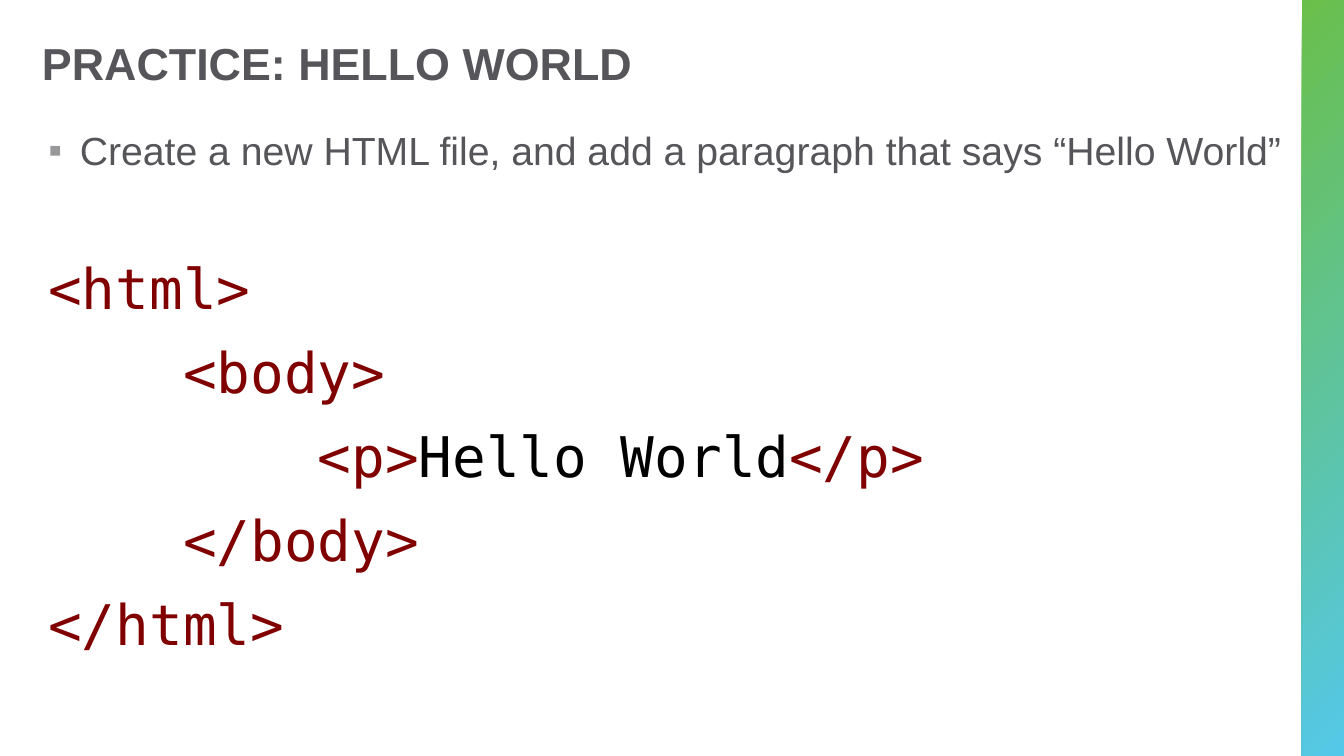
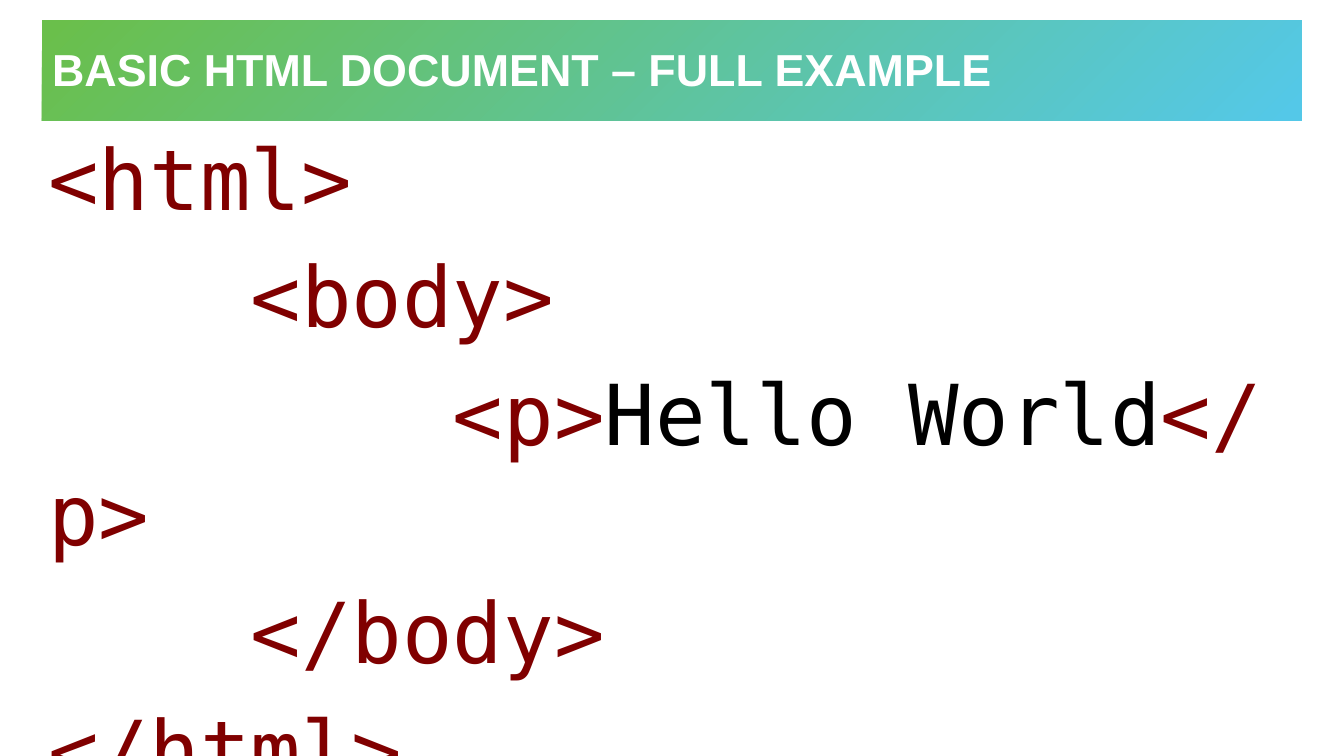
Before and after one commit to hytechclub/web-101, a slide deck: slide 16 of Week01/HelloHtml.pptx (slide 12 before the commit). Drawn at 1344x756 pixels with LibreOffice and Linux fonts; fonts in the diff are those of the drawing. Boxes give left, top, right and bottom in pixels: in the first picture for what was removed or moved away, otherwise in the second. Text is boxed around its words. In the diff, an @@ line names an element or a change of style, - is before the commit and + after.

```diff
--- a/Week01/HelloHtml.pptx
+++ b/Week01/HelloHtml.pptx
@@ title added at (42,20,1303,121), fill gradient #6ABF4B to #54C8E8, 32 pt, text #FFFFFF, bold @@
+BASIC HTML DOCUMENT – FULL EXAMPLE
@@ rectangle removed at (1303,0,1344,756) @@
@@ title removed at (42,48,632,81) @@
-PRACTICE: HELLO WORLD
@@ text "<html>" at (48,145,1262,681): size 40 to 60 pt @@
@@ text at (80,136,1281,173): paragraph removed @@
-▪ Create a new HTML file, and add a paragraph that says “Hello World”
```
Also in this commit, not shown: 4 other slides changed, 5 slides added, 5 other files.
